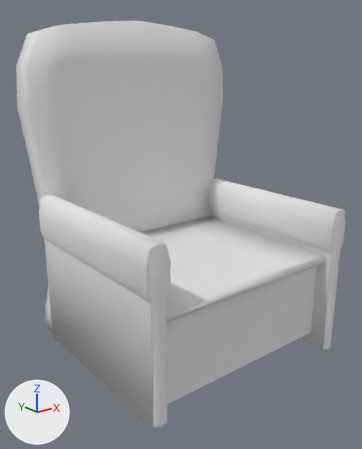
The FBX model Content/LevelAssets/armchair.fbx, before and after one commit.
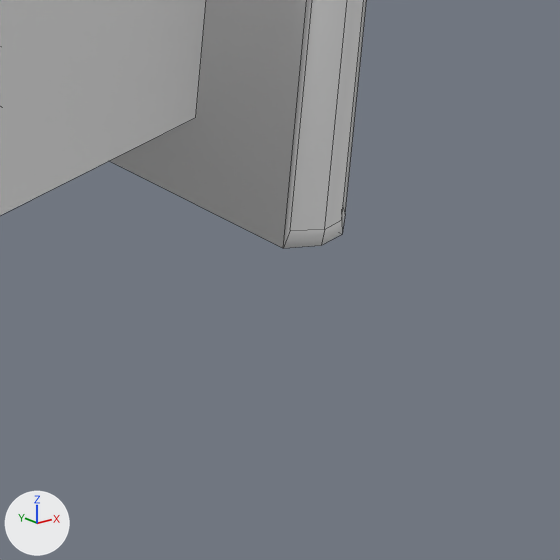
Old and new are each drawn whole from a 50 mm camera at (-1.6, -1.93, 1.42) aimed at (-0.05, 0.0, 0.64) and again close up on the part from 78% to 99% of the width and 71% to 88% of the height. The axes (+X, +Y, +Z) are drawn at lower left. The lights are the same throughout. The close-ups show mesh edges as thin lines. Where no turn or scale is listed for an object, it has been applied to the vertices. Vertices at the same position are counted once.

The first close-up shows 'Armchair'.
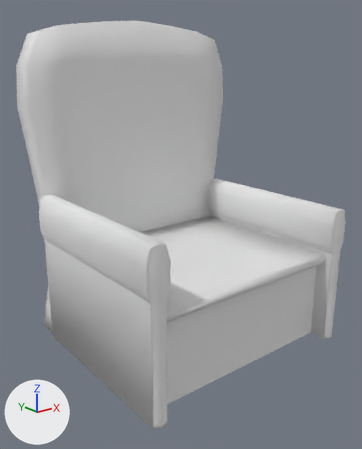
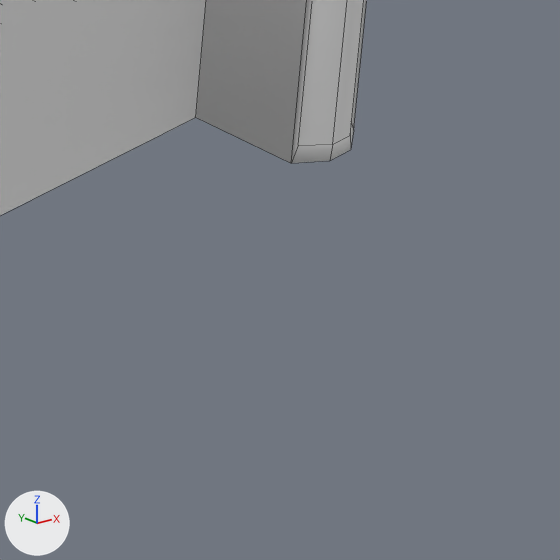
The newer file is also turned or shifted as a whole; pictures and numbers use the older file's frame.

Where the change shows, as pixel boxes [x1, y1, x2, y2] in the close-ups (560 x 560 px; the box of a moved part takes in the faces that stretch with it):
'Armchair', reshaped
    before: [0, 0, 367, 248]
    after: [0, 0, 367, 215]
part 1 of me_cube_000, moved or reshaped
    before: [110, 0, 367, 248]
    after: [196, 0, 367, 163]

The change in detail:
me_cube_000 has 248 vertices, 235 faces and spans x -0.63..0.63, y -0.53..0.58, z -0.07..1.65.
me_cube_000 is used by ob_armchair; location (0.0, 0.0, 0.0).
Verts and faces of me_cube_000; kept vertices keep their numbers, new ones are numbered from 248.
Before the commit, vertices of me_cube_000: 6 (0.54, 0.43, 0.0), 194 (0.54, -0.52, -0.06) at pixel (290, 230), 196 (0.54, 0.43, -0.07), 199 (0.61, 0.43, -0.07), 200 (0.61, -0.52, -0.06).
Before the commit, vertices of me_cube_000: 206 (0.59, 0.43, -0.07), 207 (0.56, 0.43, -0.07), 208 (0.56, -0.53, -0.06) at pixel (324, 229), 209 (0.59, -0.53, -0.06) at pixel (341, 219), 210 (0.54, 0.43, 0.5).
Before the commit, vertices of me_cube_000: 211 (0.54, -0.52, 0.49), 216 (0.56, 0.43, 0.5), 217 (0.59, 0.43, 0.5), 234 (0.54, -0.52, -0.07) at pixel (283, 248), 236 (0.61, -0.52, -0.07) at pixel (345, 214).
Before the commit, vertices of me_cube_000: 238 (0.56, -0.53, -0.07) at pixel (321, 245), 239 (0.59, -0.53, -0.07) at pixel (342, 234), 243 (0.54, -0.52, 0.5).
Part 1, on me_cube_000:
Vertices deleted: 196, 207, 234 (with the faces that use them).
Vertices 194, 199, 200, 206, 208, 209, 236, 238, 239 move by (0.0, 0.0, 0.07).
New vertex 248 is at (0.56, 0.43, 0.0).
New vertex 249 is at (0.54, -0.52, 0.0), pixel (291, 163).
New faces: (6, 248, 238, 249), (206, 239, 238, 248), (206, 248, 216, 217), (6, 210, 216, 248), (194, 211, 243, 249), (6, 249, 243, 210) (mat_fabric (white #e7e7e7)).
New faces: (194, 249, 238, 208) (mat_wood (white #e7e7e7)).
